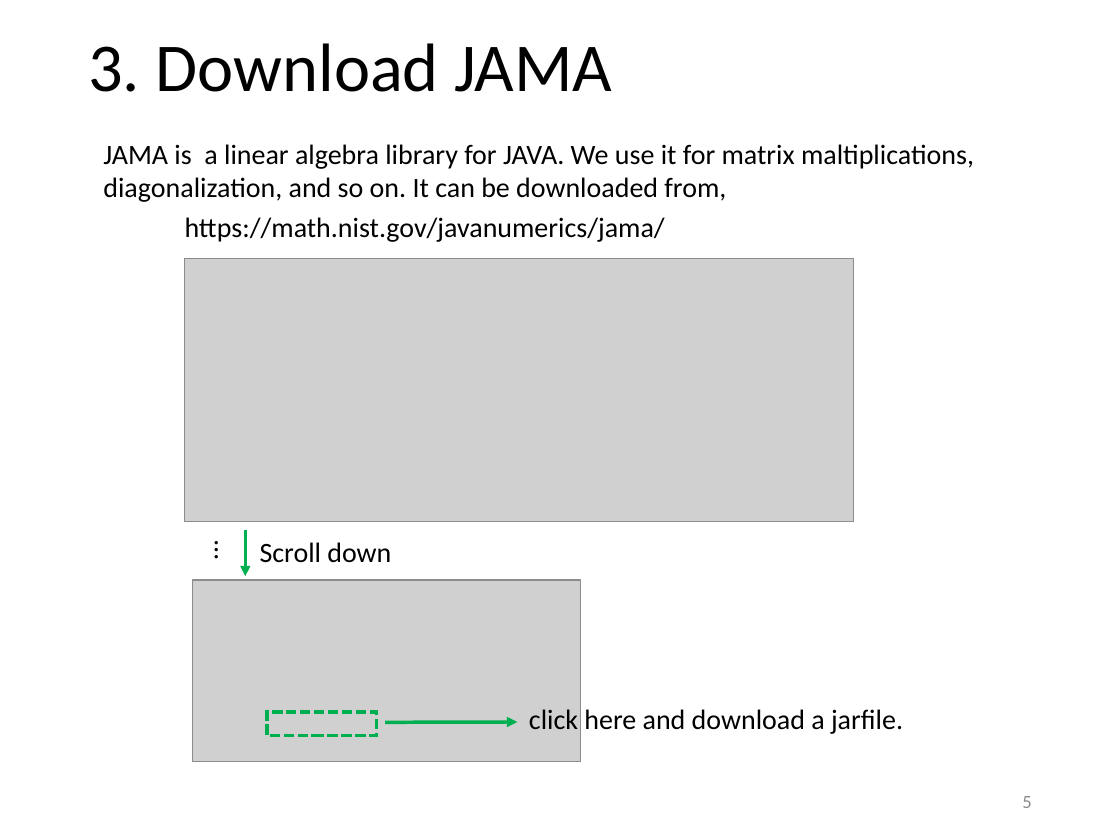
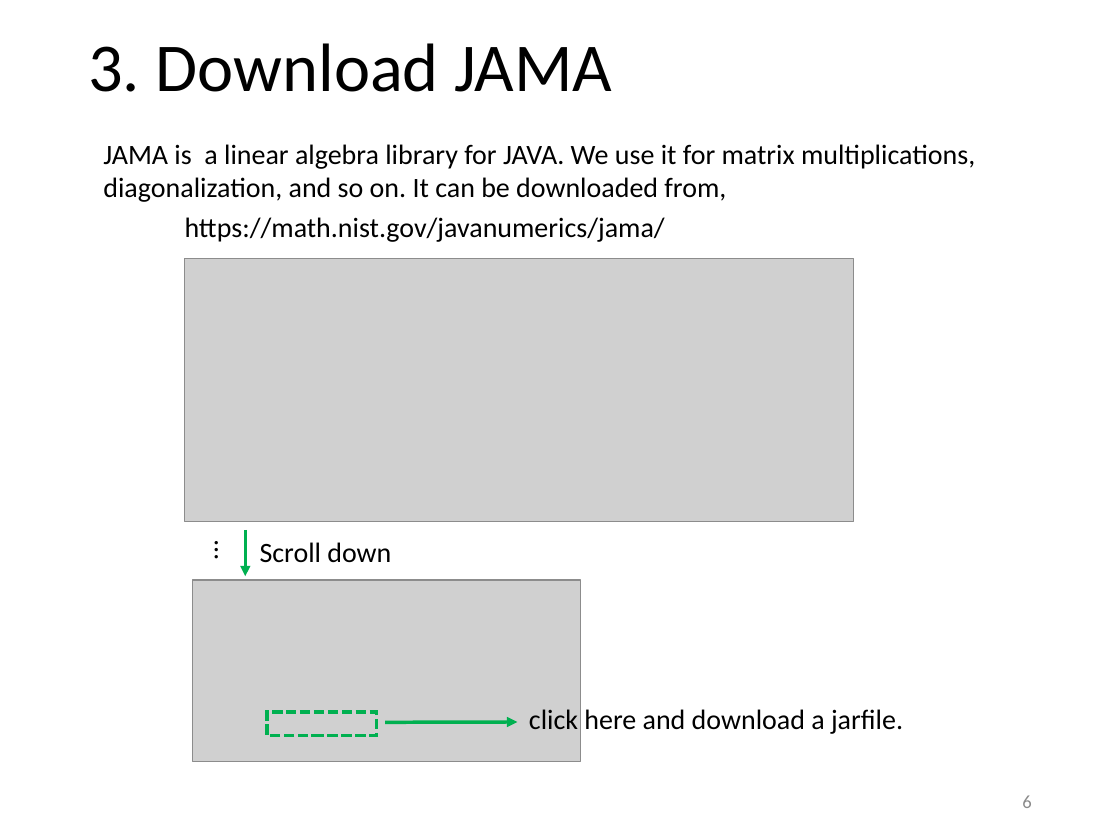
Before and after one commit to yagikiyoshi/sindo, a slide deck: slide 7 of doc/JSindo/install_linux.pptx (slide 6 before the commit). Drawn at 1120x840 pixels with LibreOffice and Linux fonts; fonts in the diff are those of the drawing; grey boxes stand for pictures. Boxes give left, top, right and bottom in pixels: in the first picture for what was removed or moved away, otherwise in the second. Text is boxed around its words. In the diff, an @@ line names an element or a change of style, - is before the commit and + after.

```diff
--- a/doc/JSindo/install_linux.pptx
+++ b/doc/JSindo/install_linux.pptx
@@ text at [103, 144, 975, 202]: text changed @@
-JAMA is a linear algebra library for JAVA. We use it for matrix maltiplications, diagonalization, and so on. It can be downloaded from,
+JAMA is a linear algebra library for JAVA. We use it for matrix multiplications, diagonalization, and so on. It can be downloaded from,
@@ page number at [1022, 795, 1031, 808]: text changed @@
-5
+6
```
Also in this commit, not shown: 5 other slides changed, 3 slides added, 3 slides removed, 6 other files.
